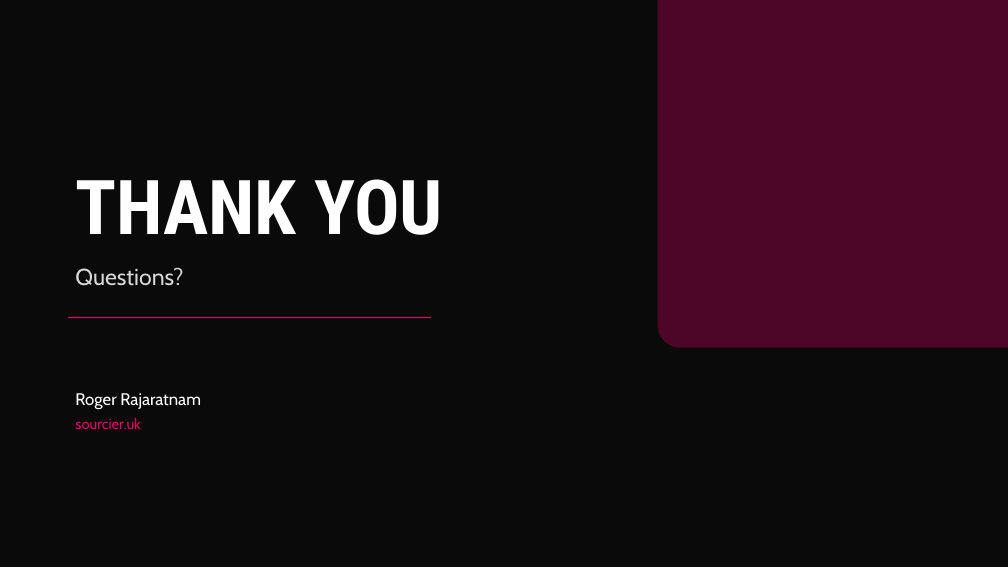
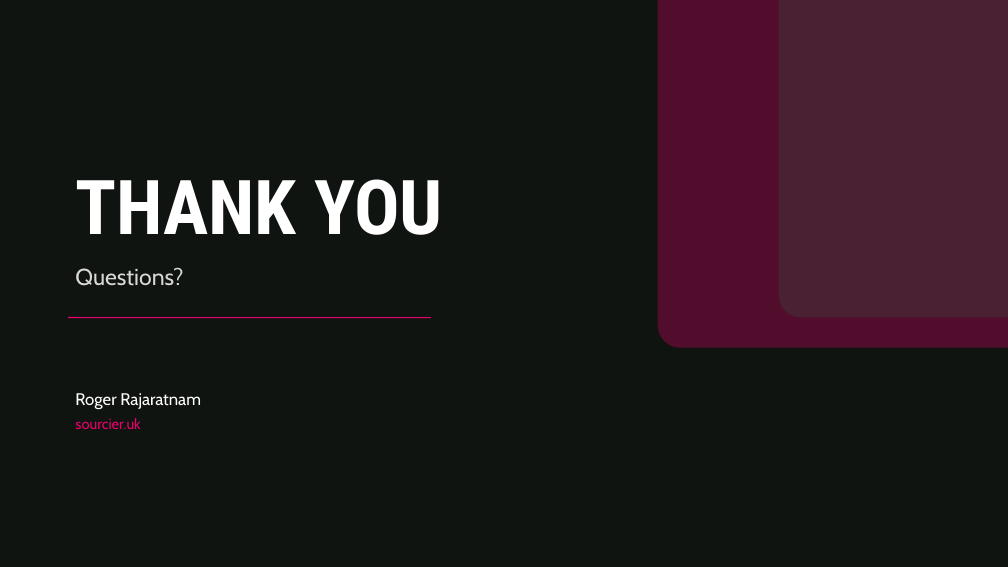
Before and after one commit to sourcier/web-sourcier.uk, a slide deck: slide 6 of assets/templates/sourcier-blog-template.pptx. Drawn at 1008x567 pixels with LibreOffice and Linux fonts; fonts in the diff are those of the drawing. Boxes give left, top, right and bottom in pixels: in the first picture for what was removed or moved away, otherwise in the second. Text is boxed around its words. In the diff, an @@ line names an element or a change of style, - is before the commit and + after.

Commit message:
Update PowerPoint template and README for enhanced color consistency and new slide features

```diff
--- a/assets/templates/sourcier-blog-template.pptx
+++ b/assets/templates/sourcier-blog-template.pptx
@@ background #0A0A0A to #101410 @@
@@ rounded rectangle added at [779, 0, 1008, 318], fill #2A7D5B at 18% opacity @@
```
Also in this commit, not shown: 5 other slides changed, 2 other files.
